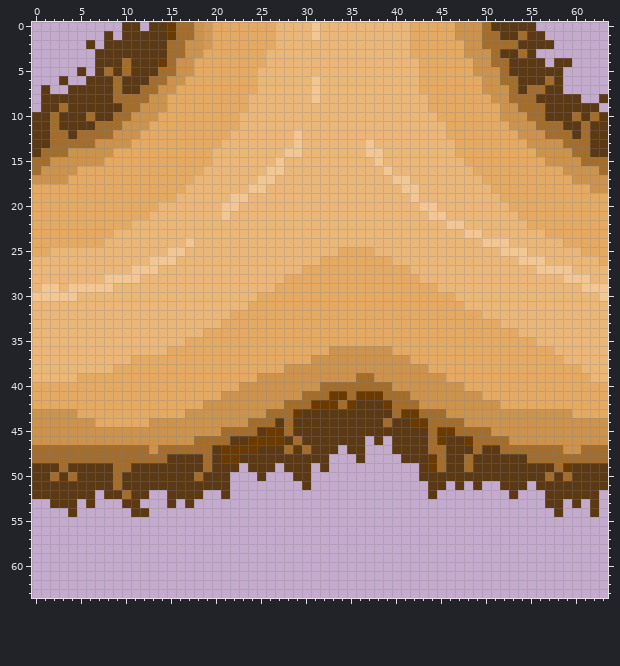
Pixel-art sprite -- Assets/Sprites/root2.png. Above: the version before the commit.
The file is 64x64 pixels.
And afterwards:
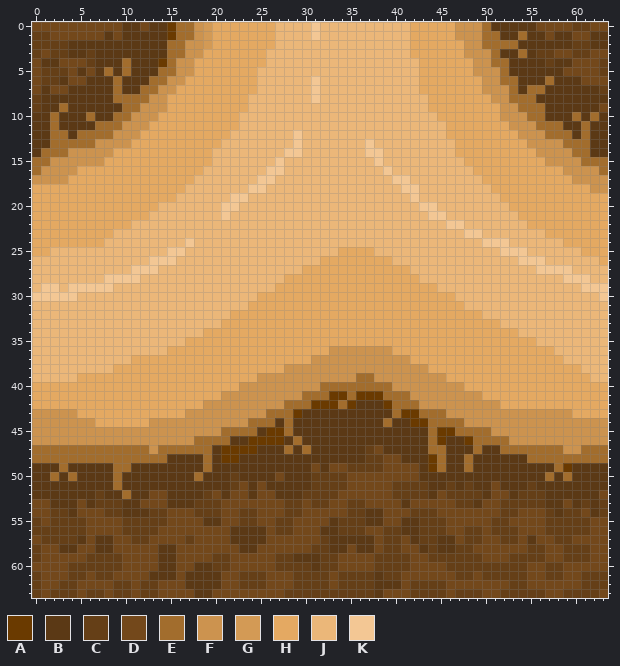
Palette (. is transparent): A #6a3a00  B #5b3915  C #653f17  D #73481b  E #a26d2d  F #cc934f  G #d39a55  H #e4a962  J #ebb779  K #f3c794
Author's note on the commit: Add background to roots
The exact change:
Changed rows in their new state; - is an unchanged pixel.
first column x 0:
 0 DDDDDDDDDD--D-------------------------------------------DDDDCCDD
 1 CCDDDDDD-D-----------------------------------------------DBBDDBB
 2 CCCCBB-B--------------------------------------------------BBCCBB
 3 CDCCBBC-------------------------------------------------CCDDCCDD
 4 DBBDDDC--------------------------------------------------C--DDDC
 5 DCCCD-D----------------------------------------------------DDDDC
 6 DCC-DD-----------------------------------------------------BBDDD
 7 D-DD-------------------------------------------------------BBBBC
 8 C------------------------------------------------------------BB-
 9 C--------------------------------------------------------------D
first column x 0:
46 -------------------------------------B-B------------------------
47 ----------------------------------B--CDB------------------------
48 ---------------------------------BBB-CCDD-----------------------
49 -----------------------B---B---D-DDCCCCDDDD---------------------
50 ----------------------CBB-BDB--CCCCDDDDDDDD---------------------
51 ----------------------CDBDBBBB-CCCCDDDDDCCCC--C-C-BD---C--------
52 -------C-----DD----CD-DDBDDBBBCCCCDDDDDDCCCC-DCCCCBDD-CCC------D
53 DD---D-CCC--DDD-B-CCCDDDDDDDCCDCCDDCCDDDDBDDDDDCCBDDCCCCC--D-C-C
54 DDCC-DDDCCB--CCDDDCCCDDCCDDDCCDDDDDCCBBDDDCCCDDDDDDDCCDDDC-CCD-C
55 CDCCCCDDDDCCCCCDDDDBBDDCCDDCCDDDDBCCCBBDDBBCCCDDDDDCCDDDDCCCCCDD
56 CCCCCCDDDDCCCCDDDDDDDDBBBBDCCDDDBBCCCDDCCBBCCCDDCCDCCCDDDCCCCCDD
57 DCCCCBDBBDDCCDDDDCDDDDBBBBDDDDDDCBBBBBDCCDBCCBBDCCDDCCDBDDCCDDDD
58 CDDBBDDBBDDDDDBBDDDDDDDBBDDDDDDCCBBDBBDCCDDBCBBCCDDDDDDCCDDCCCDD
59 CDDDDDCCCCDDDDBBDDDDCCDDDDDCCBBBCCDDDDCCCCDDCCCCCCDDDCCCCDDCCCDD
60 DDDDCCCCCCDDDDBBDDBBCCDDDDDCCCCBCCDDDDCCCCDDDDCCCCCCCCCDDCCDDDDD
61 CDDDCCDCCDDDDBBBDBBBBDDCCCDDDCCCCDCCCCBCCDDDDDDCCDCCCCCDDCCDDCCC
62 CDDCCDDDDCCDCCDDDBBBBDDCCCDDDCCCCDCCCCBBBDCCCCDDDDDDDCCDDDDDDCCC
63 CDCCCDCCDCCDCCDDDDBBDDDDDDDDCCCCCCCCCCBDDDCCCCDCCCDDCCCCCDDCCCCD
